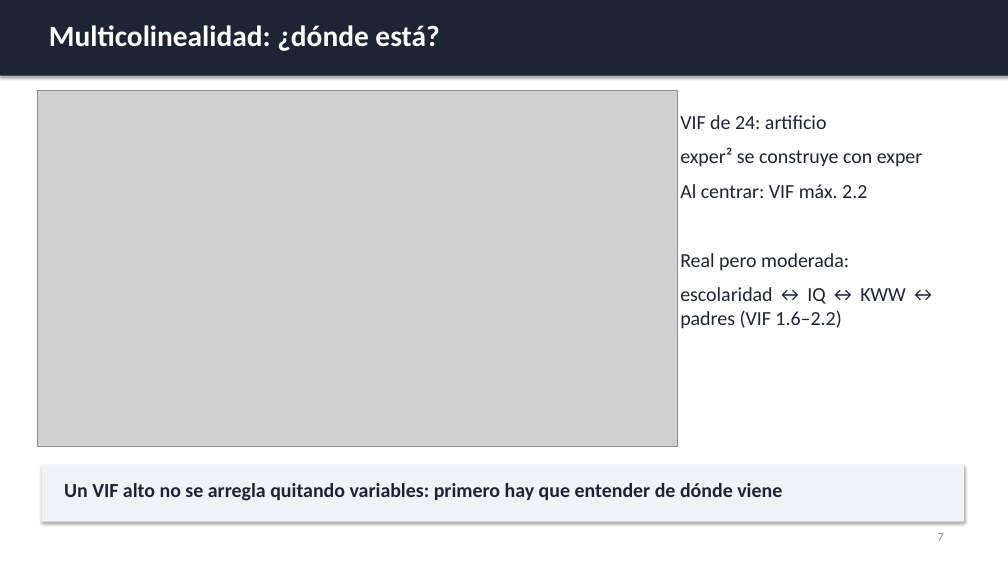
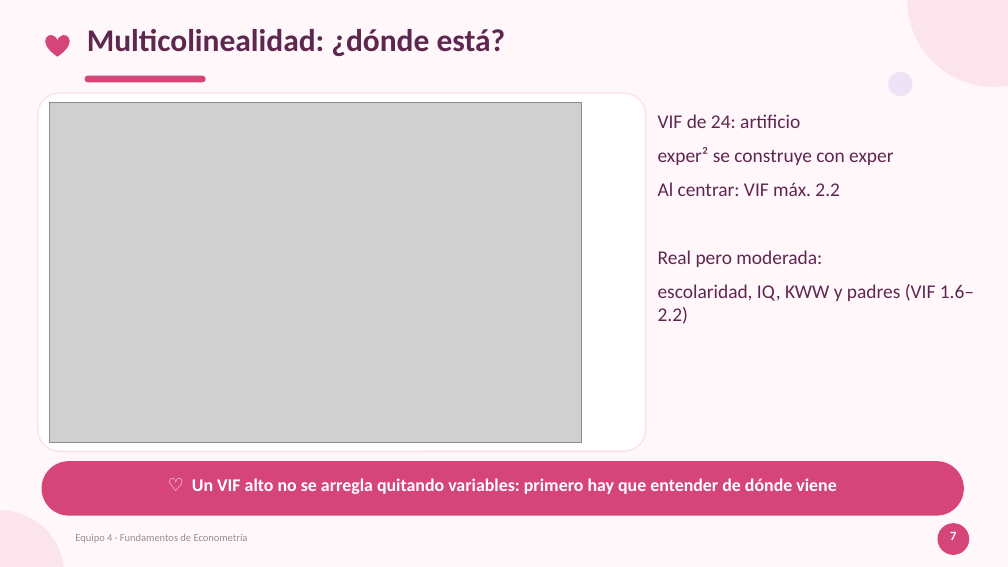
Before and after one commit to ximeelaraa/mincer-multicolinealidad, a slide deck: slide 7 of Presentacion_Final.pptx. Drawn at 1008x567 pixels with LibreOffice and Linux fonts; fonts in the diff are those of the drawing; grey boxes stand for pictures. Boxes give left, top, right and bottom in pixels: in the first picture for what was removed or moved away, otherwise in the second. Text is boxed around its words. In the diff, an @@ line names an element or a change of style, - is before the commit and + after.

```diff
--- a/Presentacion_Final.pptx
+++ b/Presentacion_Final.pptx
@@ background #FFFFFF to #FFF7FA @@
@@ rectangle removed at box(0, 0, 1008, 76) @@
@@ text "Multicolinealidad: ¿dónde está?": place and size @@
-text "Multicolinealidad: ¿dónde está?" at box(49, 25, 439, 51)
+text "Multicolinealidad: ¿dónde está?" at box(87, 29, 506, 56)
@@ text "Multicolinealidad: ¿dónde está?" at box(87, 29, 506, 56): size 28 to 30 pt, text colour #FFFFFF to #5E2750 @@
@@ ellipse added at box(907, 0, 1008, 87), fill #FCE4EC @@
@@ heart added at box(45, 35, 70, 57), fill #D6457A @@
@@ rounded rectangle added at box(85, 76, 206, 82), fill #D6457A @@
@@ ellipse added at box(889, 72, 913, 96), fill #EDE3F7 @@
@@ rounded rectangle added at box(38, 93, 646, 451), fill #FFFFFF, outline #FCE4EC 1.5 pt @@
@@ picture: place and size @@
-picture at box(38, 91, 678, 446)
+picture at box(49, 102, 582, 442)
@@ text "VIF de 24: artificio": place and size @@
-text "VIF de 24: artificio" at box(680, 115, 923, 329)
+text "VIF de 24: artificio" at box(658, 114, 974, 324)
@@ text at box(658, 114, 893, 267): size 19 to 18.5 pt, text colour #1D2433 to #5E2750 in "VIF de 24: artificio", "exper² se construye con exper", "Al centrar: VIF máx. 2.2", "Real pero moderada:" @@
@@ text at box(658, 284, 974, 324): text changed; size 19 to 18.5 pt; text colour #1D2433 to #5E2750 @@
-escolaridad ↔ IQ ↔ KWW ↔ padres (VIF 1.6–2.2)
+escolaridad, IQ, KWW y padres (VIF 1.6–2.2)
@@ rectangle removed at box(42, 465, 964, 522) @@
@@ rounded rectangle added at box(42, 461, 964, 516), fill #D6457A @@
@@ text at box(192, 478, 836, 494): text changed; size 19 to 17 pt; text colour #1D2433 to #FFFFFF @@
-Un VIF alto no se arregla quitando variables: primero hay que entender de dónde viene
+♡ Un VIF alto no se arregla quitando variables: primero hay que entender de dónde viene
@@ ellipse added at box(0, 510, 64, 567), fill #FCE4EC @@
@@ text added at box(75, 534, 248, 543), 10 pt, text #9A8C98 @@
+Equipo 4 · Fundamentos de Econometría
@@ text "7" at box(950, 532, 956, 540): text colour #8A8F98 to #FFFFFF, bold on; alignment left to centre @@
@@ ellipse added at box(938, 523, 969, 555), fill #D6457A @@
```
Also in this commit, not shown: 10 other slides changed, 7 other files.
